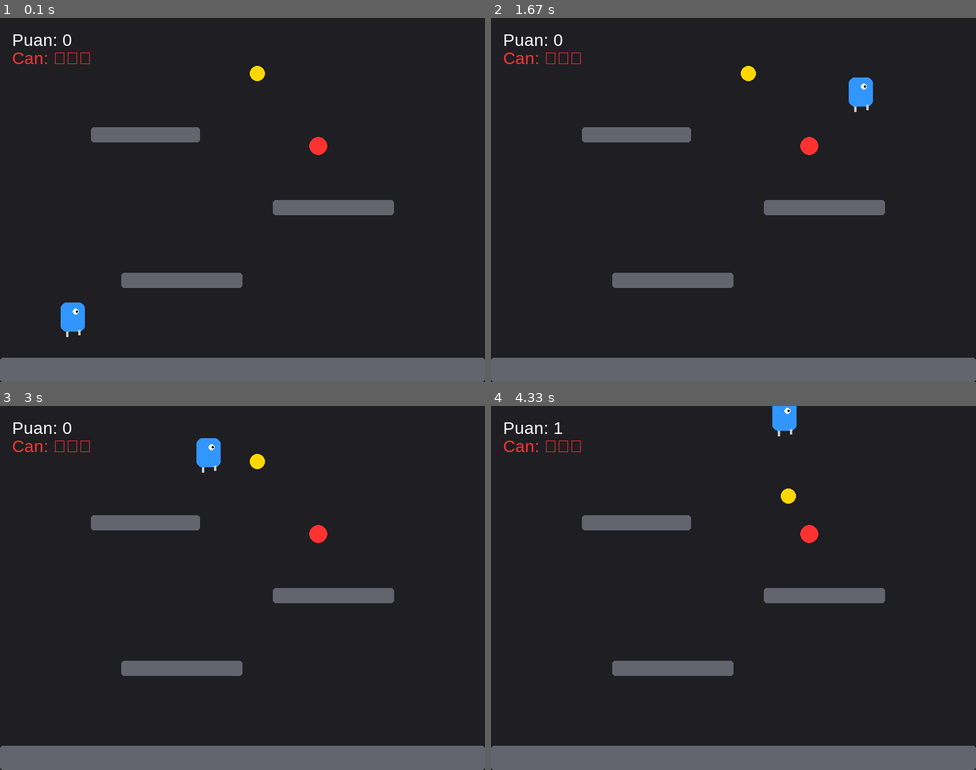
Above: before the commit, frames 1-4 (two rows, left to right).
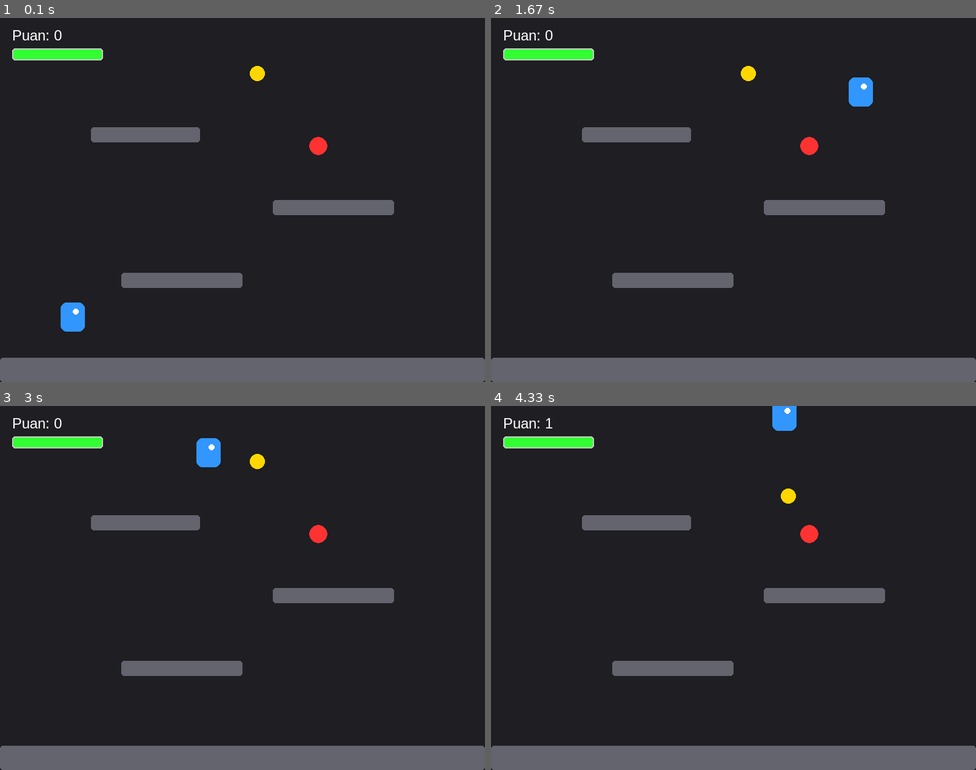
Above: after the commit, the same moments.

Repository: ikranarin/pygame_mini_game
Game: pygame game, started from PycharmProjects/Games/deneme1.py
Two runs of this game, one before a commit and one after it. Both use one fixed random seed, a clock stepped at 60 frames per second and the inputs below.
Inputs:
- Up to frame 1 (0.1 s): no input
- Up to frame 2 (1.67 s): hold Space 0.33-0.8 s; hold Right 0.33-0.8 s; hold Right 0.83-1.3 s; tap Space at 0.9, 1.2, 1.4 s; hold Right from 1.33 s (still down)
- Up to frame 3 (3 s): tap Space at 1.7, 1.9, 2.2, 2.47, 2.77, 2.9 s; release Right at 1.8 s; hold Left 1.83-2.37 s; hold Left 2.4-2.8 s; hold Right from 2.83 s (still down)
- Up to frame 4 (4.33 s): tap Space at 3.2, 3.57, 3.87, 4.07 s; release Right at 3.47 s; hold Left 3.5-3.97 s; hold Right from 4 s (still down)

The runs differ from the first frame. In frame 1, 0.9% of the frame differs, in the area x 2-22%, y 3-88%; in frame 2, 0.9%; in frame 3, 0.9%; in frame 4, 0.9%.

Commit message:
feat: Replaced health hearts with a dynamic, color-changing health bar.

Diff:
--- a/PycharmProjects/Games/deneme1.py
+++ b/PycharmProjects/Games/deneme1.py
@@ -1,14 +1,13 @@
 import pygame
 import random
-import time
 
 # --- BAŞLATMA ---
 pygame.init()
 GENISLIK, YUKSEKLIK = 800, 600
 ekran = pygame.display.set_mode((GENISLIK, YUKSEKLIK))
-pygame.display.set_caption("Python Platformer - Yakışıklı Karakter")
+pygame.display.set_caption("Python Platformer - Can Barı Sistemi")
 saat = pygame.time.Clock()
-font = pygame.font.SysFont("Arial", 28)
+font = pygame.font.SysFont("Arial", 24)
 font_buyuk = pygame.font.SysFont("Arial", 72, bold=True)
 
 # --- RENKLER ---
@@ -16,24 +15,23 @@
 RENK_PLATFORM = (100, 100, 110)
 RENK_ALTIN = (255, 215, 0)
 RENK_DUSMAN = (255, 50, 50)
-
-# YAKIŞIKLI KARAKTER RENKLERİ
-RENK_VUCUT = (50, 150, 255)  # Canlı Mavi
-RENK_GÖZ = (255, 255, 255)  # Beyaz
+RENK_VUCUT = (50, 150, 255)
+RENK_GOZ = (255, 255, 255)
+RENK_CAN_BARI = (50, 255, 50)  # Başlangıçta yeşil
 
 
-# --- OYUNU SIFIRLAMA FONKSİYONU ---
 def oyunu_sifirla():
-    global oyuncu_rect, hiz_y, ziplama_hakki, can, puan, oyun_bitti, hasar_suresi, anim_sayaci, bakis_yonu
-    oyuncu_rect = pygame.Rect(100, 450, 40, 50)  # Biraz daha uzun bir karakter
+    global oyuncu_rect, hiz_y, ziplama_hakki, can, puan, oyun_bitti, hasar_suresi, anim_sayaci, bakis_yonu, max_can
+    oyuncu_rect = pygame.Rect(100, 450, 40, 50)
     hiz_y = 0
     ziplama_hakki = 2
+    max_can = 3  # Toplam can kapasitesi
     can = 3
     puan = 0
     hasar_suresi = 0
     oyun_bitti = False
-    anim_sayaci = 0  # Animasyon için kare sayacı
-    bakis_yonu = 1  # 1: Sağ, -1: Sol
+    anim_sayaci = 0
+    bakis_yonu = 1
     yeni_konum(altin_rect)
     yeni_konum(dusman_rect)
 
@@ -43,7 +41,6 @@
     rect.y = random.randint(50, 400)
 
 
-# --- NESNE TANIMLAMALARI ---
 altin_rect = pygame.Rect(0, 0, 25, 25)
 dusman_rect = pygame.Rect(0, 0, 30, 30)
 platformlar = [
@@ -55,7 +52,6 @@
 
 oyunu_sifirla()
 
-# --- ANA DÖNGÜ ---
 calisiyor = True
 tus_basili = False
 
@@ -69,7 +65,6 @@
         eski_x = oyuncu_rect.x
         kosuyor_mu = False
 
-        # Hareket ve Yön Kontrolü
         if tuslar[pygame.K_LEFT]:
             oyuncu_rect.x -= 7
             bakis_yonu = -1
@@ -82,7 +77,6 @@
         for p in platformlar:
             if oyuncu_rect.colliderect(p): oyuncu_rect.x = eski_x
 
-        # Zıplama
         if tuslar[pygame.K_SPACE]:
             if not tus_basili and ziplama_hakki > 0:
                 hiz_y = -16
@@ -91,7 +85,6 @@
         else:
             tus_basili = False
 
-        # Fizik
         hiz_y += 0.8
         oyuncu_rect.y += hiz_y
 
@@ -107,19 +100,17 @@
                     oyuncu_rect.top = p.bottom
                     hiz_y = 0
 
-        # Animasyon Sayacı Güncelleme
         if kosuyor_mu and yerde_mi:
             anim_sayaci += 1
-        elif not yerde_mi:
-            anim_sayaci = 0  # Havadayken sabit dur
         else:
-            anim_sayaci = 0  # Dururken sabit dur
+            anim_sayaci = 0
 
-        # Çarpışmalar
         if oyuncu_rect.colliderect(altin_rect):
             puan += 1
             yeni_konum(altin_rect)
+
         if hasar_suresi > 0: hasar_suresi -= 1
+
         if oyuncu_rect.colliderect(dusman_rect) and hasar_suresi == 0:
             can -= 1
             hasar_suresi = 60
@@ -127,61 +118,52 @@
             if can <= 0: oyun_bitti = True
 
     else:
-        # Menü Mantığı
         tuslar = pygame.key.get_pressed()
         if tuslar[pygame.K_r]: oyunu_sifirla()
         if tuslar[pygame.K_q]: calisiyor = False
 
-    # --- ÇIZIM VE KARAKTER TASARIMI ---
+    # --- ÇİZİM ---
     ekran.fill(RENK_ARKA_PLAN)
 
     if not oyun_bitti:
         for p in platformlar:
             pygame.draw.rect(ekran, RENK_PLATFORM, p, border_radius=5)
 
-        # --- YAKIŞIKLI KARAKTER ÇİZİMİ ---
+        # Karakter Çizimi
         if hasar_suresi % 10 < 5:
-            # Koşma animasyonu efekti (Vücudun y ekseninde hafifçe oynaması)
-            anim_offset = 0
-            if anim_sayaci % 20 < 10: anim_offset = 2
+            anim_offset = 2 if anim_sayaci % 20 < 10 else 0
+            vucut = pygame.Rect(oyuncu_rect.x, oyuncu_rect.y + anim_offset, 40, 50 - anim_offset)
+            pygame.draw.rect(ekran, RENK_VUCUT, vucut, border_radius=10)
+            goz_x = oyuncu_rect.x + 25 if bakis_yonu == 1 else oyuncu_rect.x + 5
+            pygame.draw.circle(ekran, RENK_GOZ, (goz_x, oyuncu_rect.y + 15 + anim_offset), 5)
 
-            # Vücut (Mavi Dikdörtgen)
-            vucut_rect = pygame.Rect(oyuncu_rect.x, oyuncu_rect.y + anim_offset, 40, 50 - anim_offset)
-            pygame.draw.rect(ekran, RENK_VUCUT, vucut_rect, border_radius=10)
+        # --- CAN BARI ÇİZİMİ ---
+        bar_genislik = 150
+        bar_yukseklik = 20
+        x_konum, y_konum = 20, 50
 
-            # Göz (Baktığı yöne göre konumu değişir)
-            goz_x = oyuncu_rect.x + 25 if bakis_yonu == 1 else oyuncu_rect.x + 5
-            goz_y = oyuncu_rect.y + 15 + anim_offset
-            pygame.draw.circle(ekran, RENK_GÖZ, (goz_x, goz_y), 5)
-            # Göz bebeği
-            pygame.draw.circle(ekran, (0, 0, 0), (goz_x + (bakis_yonu * 2), goz_y), 2)
+        # 1. Barın Arka Planı (Koyu Gri)
+        pygame.draw.rect(ekran, (60, 60, 60), (x_konum, y_konum, bar_genislik, bar_yukseklik), border_radius=5)
 
-            # Ayaklar (Küçük animasyonlu çizgiler)
-            ayak_y = oyuncu_rect.bottom
-            ayak_sol_x = oyuncu_rect.x + 10
-            ayak_sag_x = oyuncu_rect.x + 30
+        # 2. Can Miktarına Göre Dolgu (Kırmızıdan Yeşile)
+        guncel_genislik = (can / max_can) * bar_genislik
+        bar_rengi = (255, 50, 50) if can == 1 else (50, 255, 50)
+        pygame.draw.rect(ekran, bar_rengi, (x_konum, y_konum, guncel_genislik, bar_yukseklik), border_radius=5)
 
-            if anim_sayaci % 20 < 10:
-                pygame.draw.line(ekran, (200, 200, 200), (ayak_sol_x, ayak_y), (ayak_sol_x, ayak_y + 8), 4)
-                pygame.draw.line(ekran, (200, 200, 200), (ayak_sag_x, ayak_y - 3), (ayak_sag_x, ayak_y + 5), 4)
-            else:
-                pygame.draw.line(ekran, (200, 200, 200), (ayak_sol_x, ayak_y - 3), (ayak_sol_x, ayak_y + 5), 4)
-                pygame.draw.line(ekran, (200, 200, 200), (ayak_sag_x, ayak_y), (ayak_sag_x, ayak_y + 8), 4)
+        # 3. Barın Çerçevesi (Beyaz)
+        pygame.draw.rect(ekran, (200, 200, 200), (x_konum, y_konum, bar_genislik, bar_yukseklik), 2, border_radius=5)
 
-        # Diğer Nesneler ve Yazılar
+        # Yazılar
+        ekran.blit(font.render(f"Puan: {puan}", True, (255, 255, 255)), (20, 15))
+
         pygame.draw.ellipse(ekran, RENK_ALTIN, altin_rect)
         pygame.draw.rect(ekran, RENK_DUSMAN, dusman_rect, border_radius=15)
-        ekran.blit(font.render(f"Puan: {puan}", True, (255, 255, 255)), (20, 20))
-        ekran.blit(font.render(f"Can: {'❤' * can}", True, (255, 50, 50)), (20, 50))
     else:
-        # Menü Ekranı (Eski kodla aynı)
+        # Menü Ekranı
         pygame.draw.rect(ekran, (20, 20, 25), (150, 150, 500, 300), border_radius=20)
-        msg = font_buyuk.render("OYUN BİTTİ", True, (255, 50, 50))
-        puan_msg = font.render(f"Toplam Puan: {puan}", True, (255, 255, 255))
-        tekrar_msg = font.render("Yeniden Başlamak için 'R'", True, (0, 255, 128))
-        ekran.blit(msg, (GENISLIK // 2 - 180, 200))
-        ekran.blit(puan_msg, (GENISLIK // 2 - 80, 300))
-        ekran.blit(tekrar_msg, (GENISLIK // 2 - 140, 360))
+        ekran.blit(font_buyuk.render("OYUN BİTTİ", True, (255, 50, 50)), (210, 200))
+        ekran.blit(font.render(f"Toplam Puan: {puan}", True, (255, 255, 255)), (320, 300))
+        ekran.blit(font.render("Yeniden Başlamak için 'R' | Çıkış için 'Q'", True, (0, 255, 128)), (220, 360))
 
     pygame.display.flip()
     saat.tick(60)
